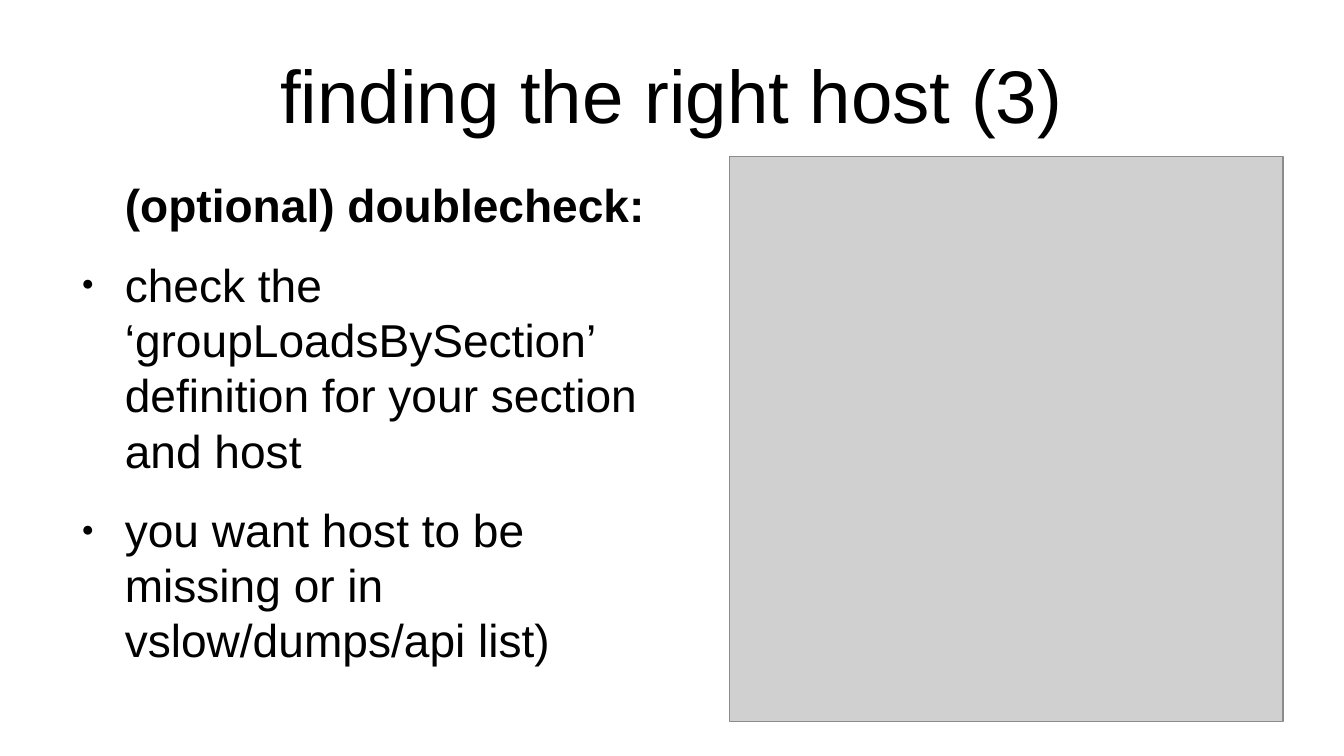
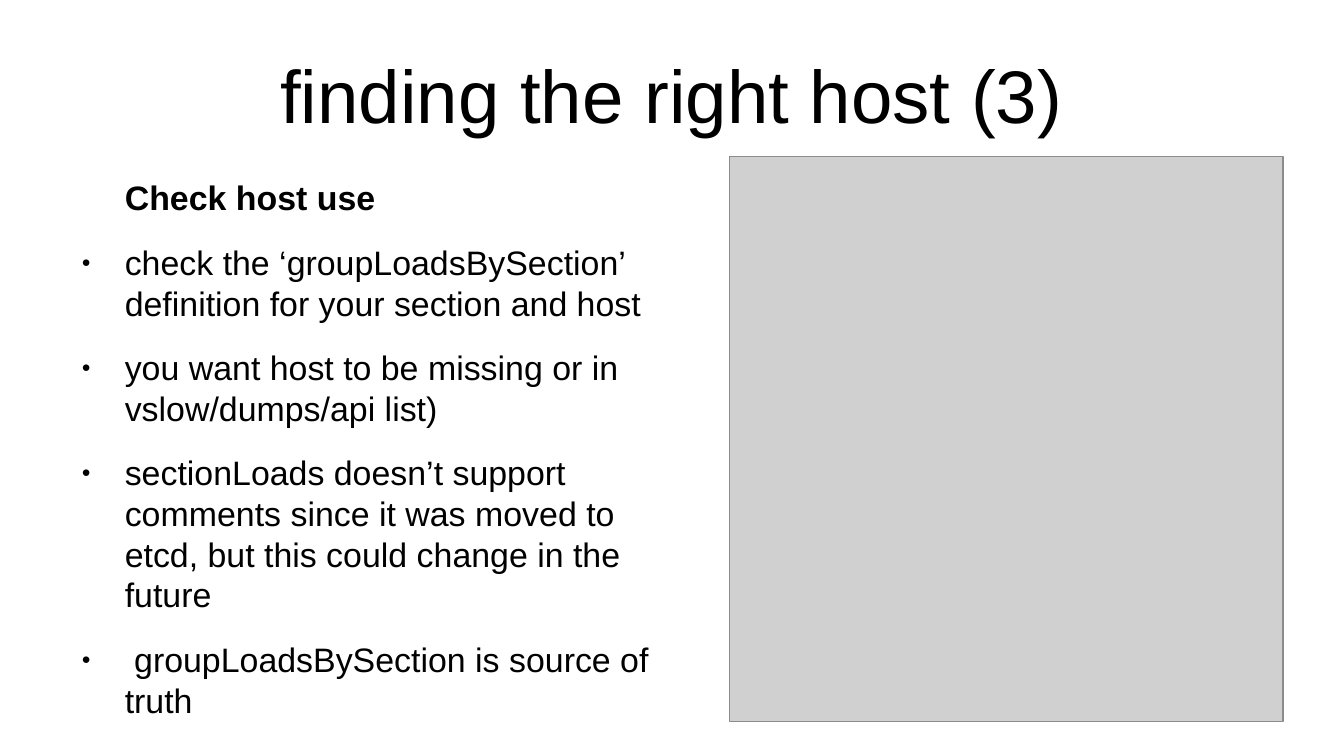
Before and after one commit to apergos/wikitalks, a slide deck: slide 19 of wmf-mw-db-servers.odp (slide 18 before the commit). Drawn at 1344x756 pixels with LibreOffice and Linux fonts; fonts in the diff are those of the drawing; grey boxes stand for pictures. Boxes give left, top, right and bottom in pixels: in the first picture for what was removed or moved away, otherwise in the second. Text is boxed around its words. In the diff, an @@ line names an element or a change of style, - is before the commit and + after.

Commit message:
update db servers talk to reflect partial move of db config to etcd

```diff
--- a/wmf-mw-db-servers.odp
+++ b/wmf-mw-db-servers.odp
@@ text at [125, 185, 375, 211]: text changed; size 27.2 to 20 pt @@
-(optional) doublecheck:
+Check host use
@@ text at [125, 250, 641, 428]: size 27.2 to 20 pt in "check the ‘groupLoadsBySection’ definition for your section ...", "you want host to be missing or ..." @@
@@ text at [125, 460, 648, 714]: paragraphs added @@
+● sectionLoads doesn’t support comments since it was moved to etcd, but this could change in the future
+● groupLoadsBySection is source of truth
```
Also in this commit, not shown: 3 other slides changed, 1 slide added.
